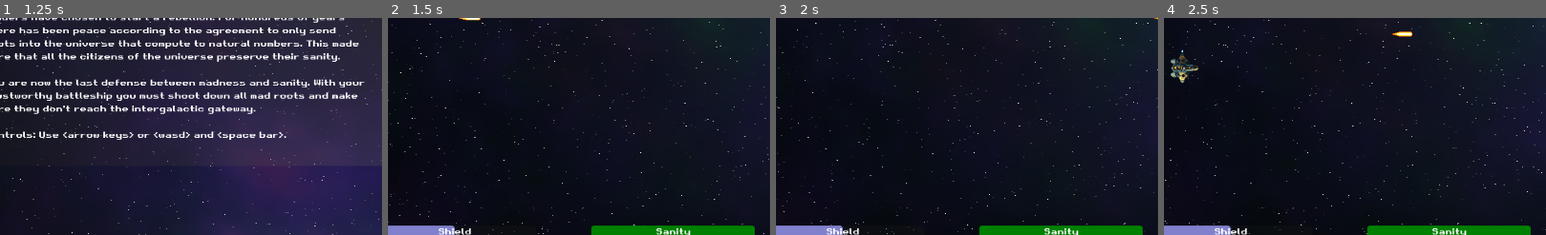
Above: before the commit, frames 1-4 (left to right).
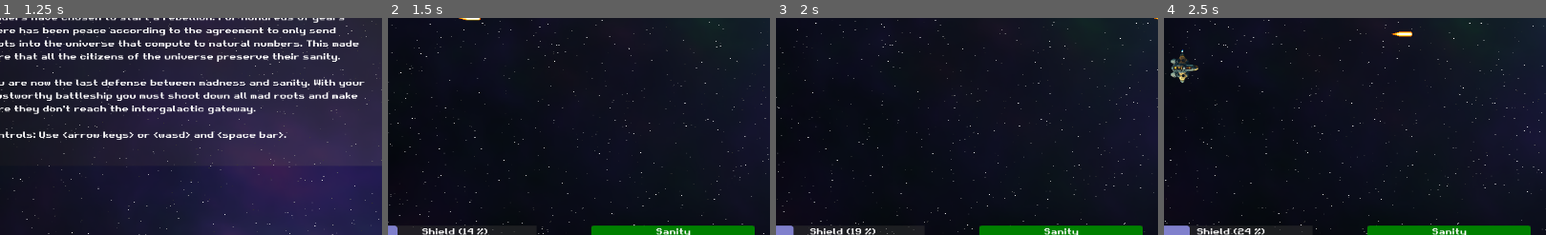
Above: after the commit, the same moments.

Repository: gingerr/ggj-2023-roots-one
Game: Godot game, scene res://MainMenu.tscn
Same seed, same stepped clock (60 frames per second), same inputs: the game is played once before the commit and once after it.
Inputs:
- Up to frame 1 (1.25 s): click "New Game" at 0.5 s
- Up to frame 2 (1.5 s): tap Enter (ui_accept) at 1.25 s; hold Right (ui_right) from 1.28 s (still down)
- Up to frame 3 (2 s): keep holding Right (ui_right); tap Enter (ui_accept) at 1.52 s
- Up to frame 4 (2.5 s): release Right (ui_right) at 2.03 s; hold Down (ui_down) from 2.03 s (still down); tap Enter (ui_accept) at 2.27 s
The pictures show only the part of the screen within x 27-77%, y 50-100%; the shares and areas given below are measured in that part.

Frame 1 is identical in both runs. In frame 2, 0.8% of the frame differs, in the area x 2-26%, y 95-100%; in frame 3, 0.7%; in frame 4, 0.7%.

Commit message:
.

Diff:
--- a/HUD.gd
+++ b/HUD.gd
@@ -7,6 +7,7 @@
 var health: int
 var level = 1
 var maxHealth: int
+var shield = 0
 
 func _ready():
 	setTopBottomHeight()
@@ -19,6 +20,10 @@
 func _process(delta: float):
 	time += delta
 	updateHUD()
+	if shield < 100.0:
+		shield += 10 * delta
+	else:
+		shield = 100.0
 
 func setVisibility(value: bool):
 	$MainContainer.visible = value
@@ -54,9 +59,18 @@
 	bar_sanity.value = health
 	var percentage = float(health) / float(max(maxHealth, 1))
 	bar_sanity.get("theme_override_styles/fill").bg_color = Color (0.5 - percentage, 0.5 * percentage, 0)
+	bar_sanity.get("theme_override_styles/background").bg_color = Color (0.2, 0.2, 0.2, 0.5)
 
 	var bar_shield: ProgressBar = $MainContainer/VBoxContainer/Bottom/Shield/ShieldBar
 	bar_shield.get("theme_override_styles/fill").bg_color = Color (0.5, 0.5, 0.8 * percentage)
+	bar_shield.get("theme_override_styles/background").bg_color = Color (0.2, 0.2, 0.2, 0.5)
+	bar_shield.max_value = 100
+	bar_shield.value = shield
+
+	if shield == 100.0:
+		$MainContainer/VBoxContainer/Bottom/Shield/ShieldLabel.text = "Shield (ready)"
+	else:
+		$MainContainer/VBoxContainer/Bottom/Shield/ShieldLabel.text = "Shield (" + str(int(shield)) + " %)"
 
 func getTimeString() -> String:
 	var minutes := time / 60
--- a/HUD.tscn
+++ b/HUD.tscn
@@ -1,6 +1,8 @@
-[gd_scene load_steps=4 format=3 uid="uid://usambunpywmg"]
+[gd_scene load_steps=6 format=3 uid="uid://usambunpywmg"]
 
 [ext_resource type="Script" path="res://HUD.gd" id="3"]
+
+[sub_resource type="StyleBoxFlat" id="StyleBoxFlat_8xd2c"]
 
 [sub_resource type="StyleBoxFlat" id="StyleBoxFlat_8mfp3"]
 bg_color = Color(0.188235, 0.619608, 0.207843, 1)
@@ -8,6 +10,8 @@
 corner_radius_top_right = 5
 corner_radius_bottom_right = 5
 corner_radius_bottom_left = 5
+
+[sub_resource type="StyleBoxFlat" id="StyleBoxFlat_c55ut"]
 
 [sub_resource type="StyleBoxFlat" id="StyleBoxFlat_kxm5a"]
 bg_color = Color(0.188235, 0.619608, 0.207843, 1)
@@ -82,12 +86,15 @@
 custom_minimum_size = Vector2(300, 22)
 layout_mode = 2
 size_flags_vertical = 3
+theme_override_constants/outline_size = 1
+theme_override_styles/background = SubResource("StyleBoxFlat_8xd2c")
 theme_override_styles/fill = SubResource("StyleBoxFlat_8mfp3")
 step = 1.0
 value = 50.0
+rounded = true
 show_percentage = false
 
-[node name="Health" type="Label" parent="MainContainer/VBoxContainer/Bottom/Shield"]
+[node name="ShieldLabel" type="Label" parent="MainContainer/VBoxContainer/Bottom/Shield"]
 unique_name_in_owner = true
 layout_mode = 2
 theme_override_font_sizes/font_size = 16
@@ -101,12 +108,15 @@
 custom_minimum_size = Vector2(300, 22)
 layout_mode = 2
 size_flags_vertical = 3
+theme_override_constants/outline_size = 1
+theme_override_styles/background = SubResource("StyleBoxFlat_c55ut")
 theme_override_styles/fill = SubResource("StyleBoxFlat_kxm5a")
 step = 1.0
 value = 50.0
+rounded = true
 show_percentage = false
 
-[node name="Health" type="Label" parent="MainContainer/VBoxContainer/Bottom/Sanity"]
+[node name="SanityLabel" type="Label" parent="MainContainer/VBoxContainer/Bottom/Sanity"]
 layout_mode = 2
 theme_override_font_sizes/font_size = 16
 text = "Sanity"
